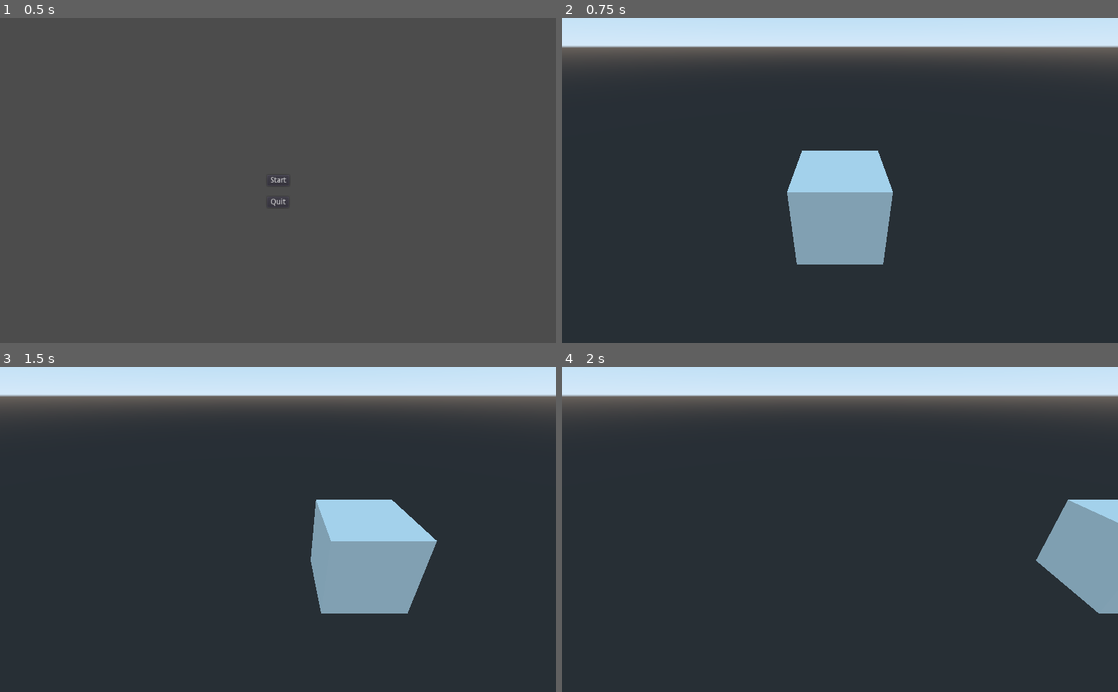
Above: before the commit, frames 1-4 (two rows, left to right).
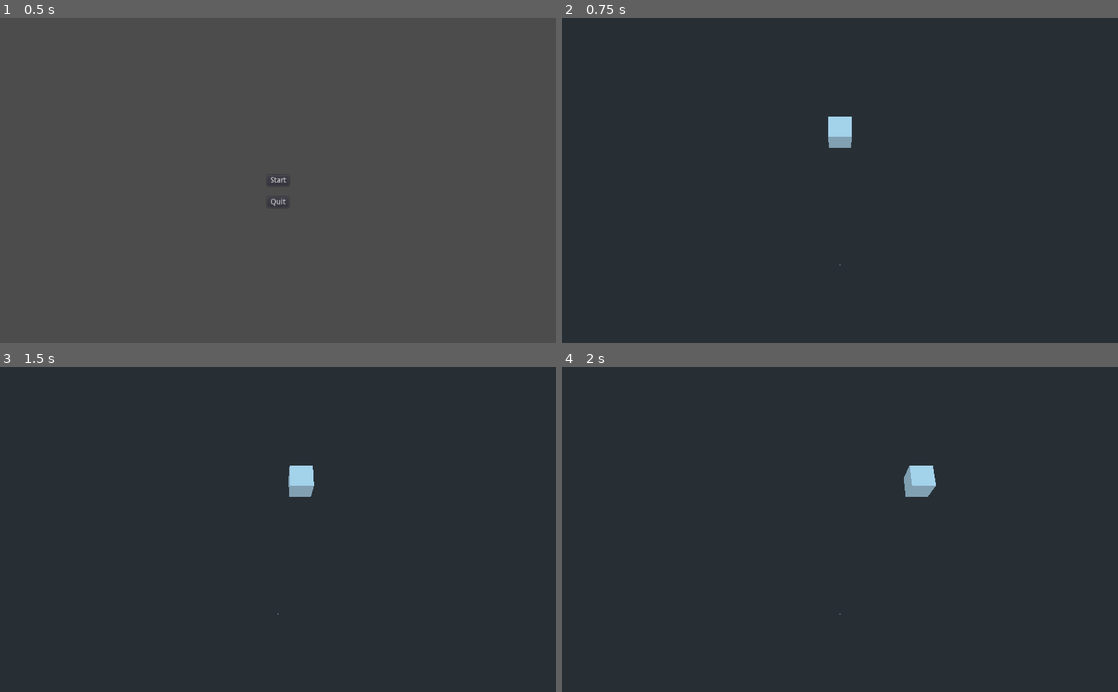
Above: after the commit, the same moments.

Repository: jamesaorson/into-the-crypt
Game: Godot game, scene res://ui/main_menu/main_menu.tscn
Two runs of this game, one before a commit and one after it. Both use one fixed random seed, a clock stepped at 60 frames per second and the inputs below.
Inputs:
- Up to frame 1 (0.5 s): no input
- Up to frame 2 (0.75 s): click "Start" at 0.5 s
- Up to frame 3 (1.5 s): tap Enter at 1.25 s; hold D (player_move_right) from 1.28 s (still down)
- Up to frame 4 (2 s): keep holding D (player_move_right)

Frame 1 is identical in both runs. In frame 2, 20% of the frame differs, in the area x 0-100%, y 0-77%; in frame 3, 21%; in frame 4, 18%.

Commit message:
Extend movement logic to consider strength of input and joy axes

Diff:
--- a/project.godot
+++ b/project.godot
@@ -34,24 +34,28 @@
 "deadzone": 0.5,
 "events": [ Object(InputEventKey,"resource_local_to_scene":false,"resource_name":"","device":0,"alt":false,"shift":false,"control":false,"meta":false,"command":false,"pressed":false,"scancode":87,"unicode":0,"echo":false,"script":null)
 , Object(InputEventKey,"resource_local_to_scene":false,"resource_name":"","device":0,"alt":false,"shift":false,"control":false,"meta":false,"command":false,"pressed":false,"scancode":16777232,"unicode":0,"echo":false,"script":null)
+, Object(InputEventJoypadMotion,"resource_local_to_scene":false,"resource_name":"","device":0,"axis":1,"axis_value":-1.0,"script":null)
  ]
 }
 player_move_backward={
 "deadzone": 0.5,
 "events": [ Object(InputEventKey,"resource_local_to_scene":false,"resource_name":"","device":0,"alt":false,"shift":false,"control":false,"meta":false,"command":false,"pressed":false,"scancode":83,"unicode":0,"echo":false,"script":null)
 , Object(InputEventKey,"resource_local_to_scene":false,"resource_name":"","device":0,"alt":false,"shift":false,"control":false,"meta":false,"command":false,"pressed":false,"scancode":16777234,"unicode":0,"echo":false,"script":null)
+, Object(InputEventJoypadMotion,"resource_local_to_scene":false,"resource_name":"","device":0,"axis":1,"axis_value":1.0,"script":null)
  ]
 }
 player_move_left={
 "deadzone": 0.5,
 "events": [ Object(InputEventKey,"resource_local_to_scene":false,"resource_name":"","device":0,"alt":false,"shift":false,"control":false,"meta":false,"command":false,"pressed":false,"scancode":65,"unicode":0,"echo":false,"script":null)
 , Object(InputEventKey,"resource_local_to_scene":false,"resource_name":"","device":0,"alt":false,"shift":false,"control":false,"meta":false,"command":false,"pressed":false,"scancode":16777231,"unicode":0,"echo":false,"script":null)
+, Object(InputEventJoypadMotion,"resource_local_to_scene":false,"resource_name":"","device":0,"axis":0,"axis_value":-1.0,"script":null)
  ]
 }
 player_move_right={
 "deadzone": 0.5,
 "events": [ Object(InputEventKey,"resource_local_to_scene":false,"resource_name":"","device":0,"alt":false,"shift":false,"control":false,"meta":false,"command":false,"pressed":false,"scancode":68,"unicode":0,"echo":false,"script":null)
 , Object(InputEventKey,"resource_local_to_scene":false,"resource_name":"","device":0,"alt":false,"shift":false,"control":false,"meta":false,"command":false,"pressed":false,"scancode":16777233,"unicode":0,"echo":false,"script":null)
+, Object(InputEventJoypadMotion,"resource_local_to_scene":false,"resource_name":"","device":0,"axis":0,"axis_value":1.0,"script":null)
  ]
 }
 
--- a/world/player.gd
+++ b/world/player.gd
@@ -1,24 +1,27 @@
 extends CSGBox
 
 var velocity = 10
-var forward = { vector = Vector3(0, 0, 1), name = "forward" }
-var backward = { vector = -forward.vector, name = "backward" }
-var left = { vector = Vector3(1, 0, 0), name = "left" }
-var right = { vector = -left.vector, name = "right" }
+var forward = { vector = Vector3(0, 0, 1), inputName = "player_move_forward" }
+var backward = { vector = -forward.vector, inputName = "player_move_backward" }
+var left = { vector = Vector3(1, 0, 0), inputName = "player_move_left" }
+var right = { vector = -left.vector, inputName = "player_move_right" }
+
+var deadZone = 0.2
 
 func _ready():
 	set_process(true)
 
 func _process(delta):
-	if Input.is_action_pressed("player_move_forward"):
-		move(forward, delta)
-	if Input.is_action_pressed("player_move_backward"):
-		move(backward, delta)
-	if Input.is_action_pressed("player_move_left"):
-		move(left, delta)
-	if Input.is_action_pressed("player_move_right"):
-		move(right, delta)
+	if Input.is_action_pressed(self.forward.inputName):
+		move(self.forward, self.velocity, delta)
+	if Input.is_action_pressed(self.backward.inputName):
+		move(self.backward, self.velocity, delta)
+	if Input.is_action_pressed(self.left.inputName):
+		move(self.left, self.velocity, delta)
+	if Input.is_action_pressed(self.right.inputName):
+		move(self.right, self.velocity, delta)
 
-func move(direction, delta):
-	print(direction.name)
-	translate(direction.vector * velocity * delta)
+func move(direction, velocity, delta, deadZone = self.deadZone):
+	var strength = Input.get_action_strength(direction.inputName)
+	if abs(strength) > deadZone:
+		translate(direction.vector * strength * velocity * delta)
--- a/world/world.tscn
+++ b/world/world.tscn
@@ -10,4 +10,4 @@
 script = ExtResource( 2 )
 
 [node name="Camera" type="Camera" parent="."]
-transform = Transform( -1, 4.37114e-008, -7.57103e-008, 0, 0.866025, 0.5, 8.74228e-008, 0.5, -0.866025, 0, 3.37973, -4.68586 )
+transform = Transform( -1, -8.21505e-008, 2.99003e-008, 0, 0.34202, 0.939693, -8.74228e-008, 0.939693, -0.34202, 0, 17.9153, -11.0499 )
